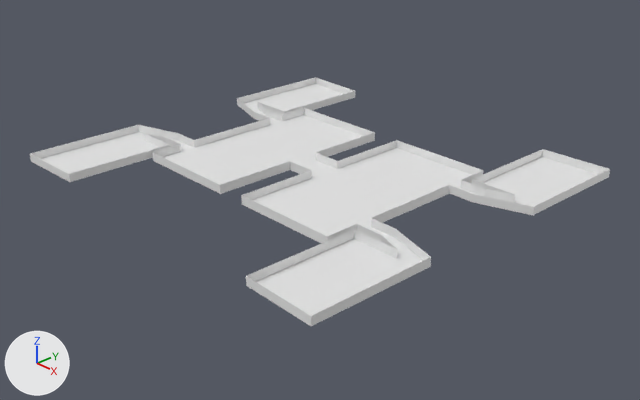
A saved change to the Blender file Blend/MapaSimple.blend.
One viewpoint serves both versions: a 50 mm lens placed at (74.6, -68.4, 41.9), pointed at (2.0, -0.8, -3.2). Every picture has the same lights, and +X, +Y and +Z are marked at lower left. Materials are left out; every surface is plain grey.
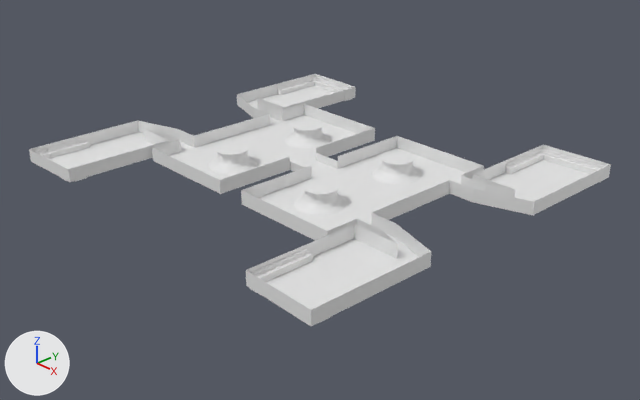
Commit message: Añade adornos al mapa (solo en .blend)

Where the change shows, as pixel boxes [x1, y1, x2, y2] in the pictures (640 x 400 px):
'Cube', reshaped: before [30, 77, 610, 326]; after [29, 74, 611, 326]
part 1 of me_cube, added: after [29, 74, 611, 324]

Patch to the scene script:
```diff
--- a/Blend/MapaSimple.blend.py
+++ b/Blend/MapaSimple.blend.py
@@ me_cube @@
 # used by ob_cube; location = (0.0, 0.0, 0.0); scale = (2.02, 2.18, 1.15)
-me_cube.from_pydata(...)  # 54 vertices, 31 faces; spans x 0.0..12.9, y 0.0..11.16, z -0.02..0.98
+me_cube.from_pydata(...)  # 539 vertices, 932 faces; spans x 0.0..12.91, y 0.0..11.16, z -0.03..1.94
+# me_cube part 1: 485 vertices added at x 0.97..12.91, y 0.0..11.15, z -0.03..1.94
```
